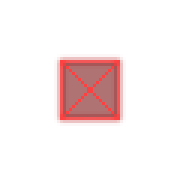
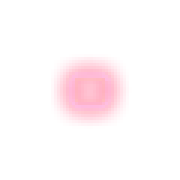
The second 180 x 180 image is a revision of the first. Changes to its layers:
added layer "Pasted Layer#9" above "Pasted Layer#8" over (51, 54, 129, 126)
hid "dan" over (60, 60, 120, 120)
hid "dan copy#1" over (63, 63, 117, 117)
hid "dan copy" over (54, 54, 126, 126)
